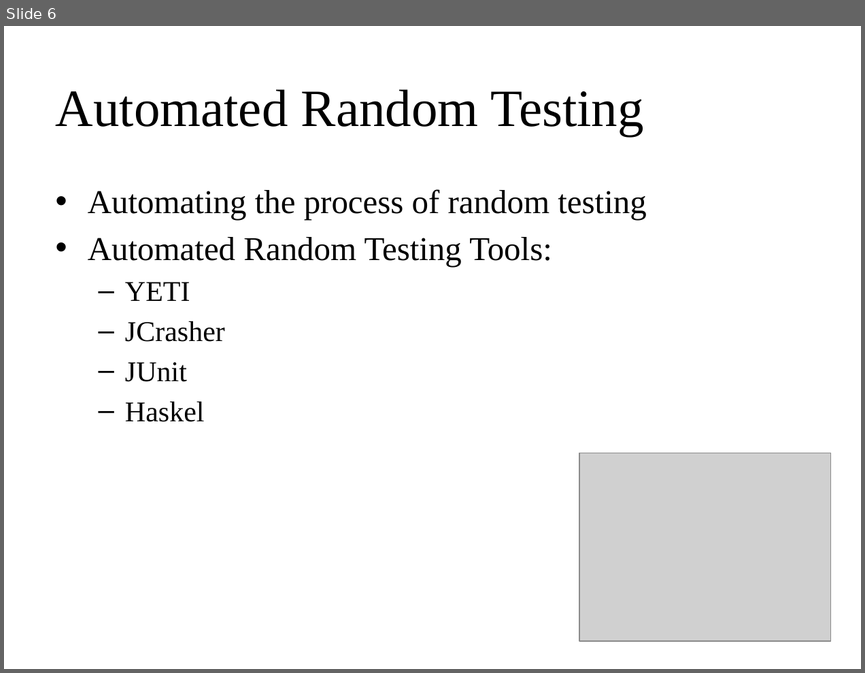
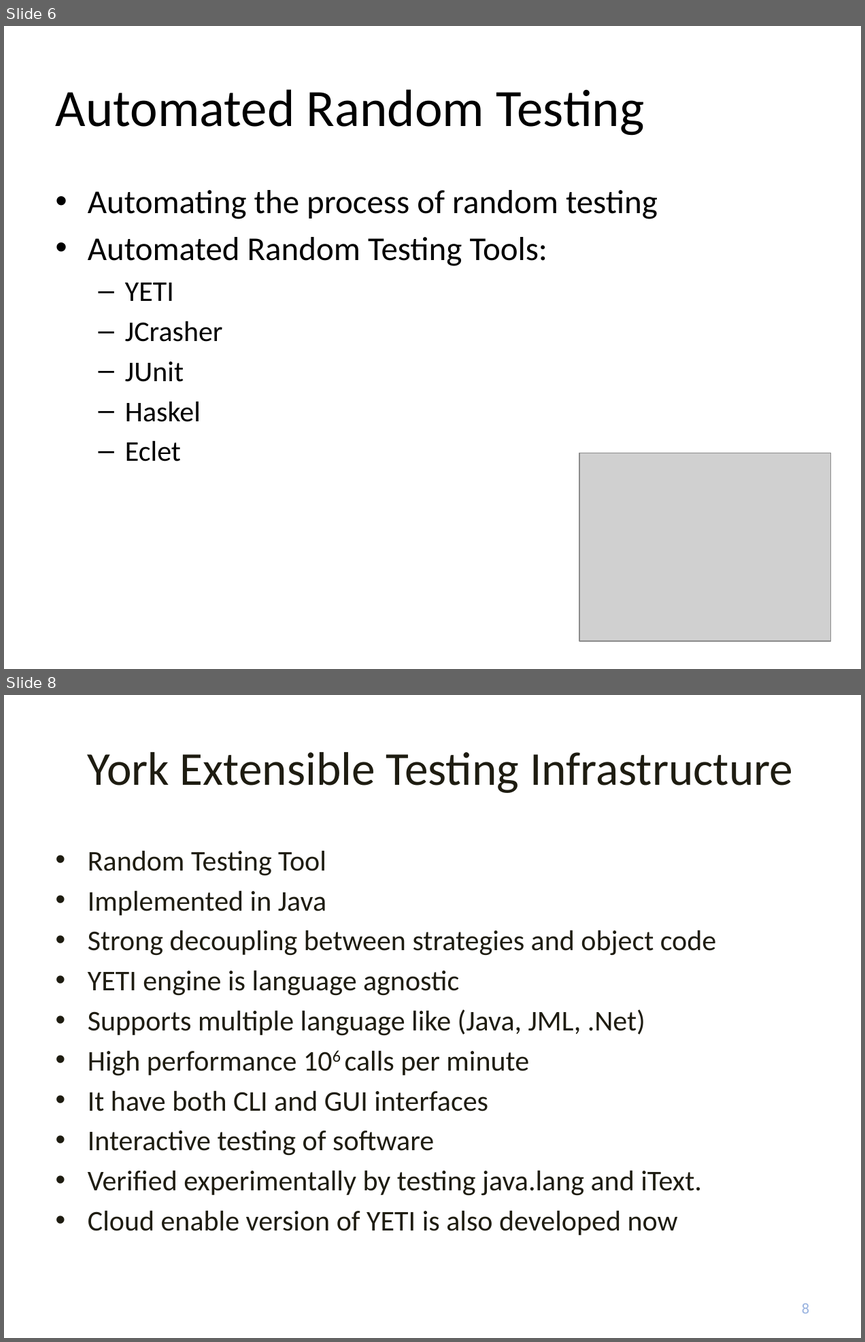
Before and after one commit to maochy/yeti-test, a slide deck: ThesisSeminar/newOne.pptx. Shown one above the other, each under a label of ours: slide 6 before the commit, slides 6 and 8 after it; the slides between them are not shown. The pictures are 865x673 and 865x1342 pixels, drawn with LibreOffice and Linux fonts; fonts in the diff are those of the drawing; grey boxes stand for pictures. Boxes give left, top, right and bottom in pixels: in the first picture for what was removed or moved away, otherwise in the second. Text is boxed around its words. In the diff, an @@ line names an element or a change of style, - is before the commit and + after.

```diff
--- a/ThesisSeminar/newOne.pptx
+++ b/ThesisSeminar/newOne.pptx
@@ slide 8 added at (4, 695, 861, 1338), background #FFFFFF @@
@@ title added at (88, 752, 793, 793), 39.6 pt, text #1E1C11 @@
+York Extensible Testing Infrastructure
@@ text added at (88, 850, 717, 1235), 24 pt, text #1E1C11 @@
+• Random Testing Tool
+• Implemented in Java
+• Strong decoupling between strategies and object code
+• YETI engine is language agnostic
+• Supports multiple language like (Java, JML, .Net)
+• High performance 106 calls per minute
+• It have both CLI and GUI interfaces
+• Interactive testing of software
+• Verified experimentally by testing java.lang and iText.
+• Cloud enable version of YETI is also developed now
@@ page number added at (802, 1303, 810, 1313), 12 pt, text #99B3E0 @@
+8
@@ slide 6 changed as well @@
@@ title "Automated Random Testing" at (56, 89, 645, 135): font Times New Roman to Calibri @@
@@ text at (88, 190, 657, 422): font Times New Roman to Calibri @@
@@ text at (125, 440, 181, 461): paragraph added @@
+  – Eclet
```
Also in this commit, not shown: 18 other slides changed, 9 other slides added, 1 slide removed, 1 other file.
